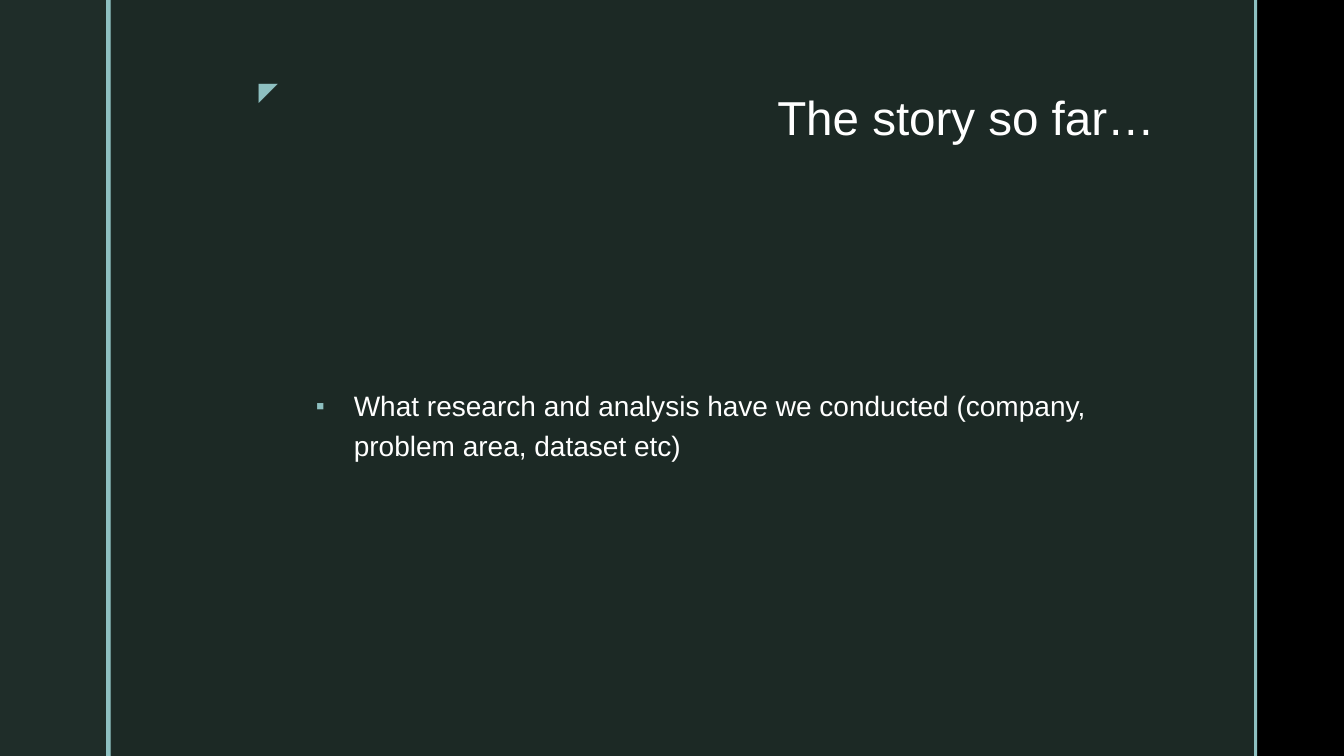
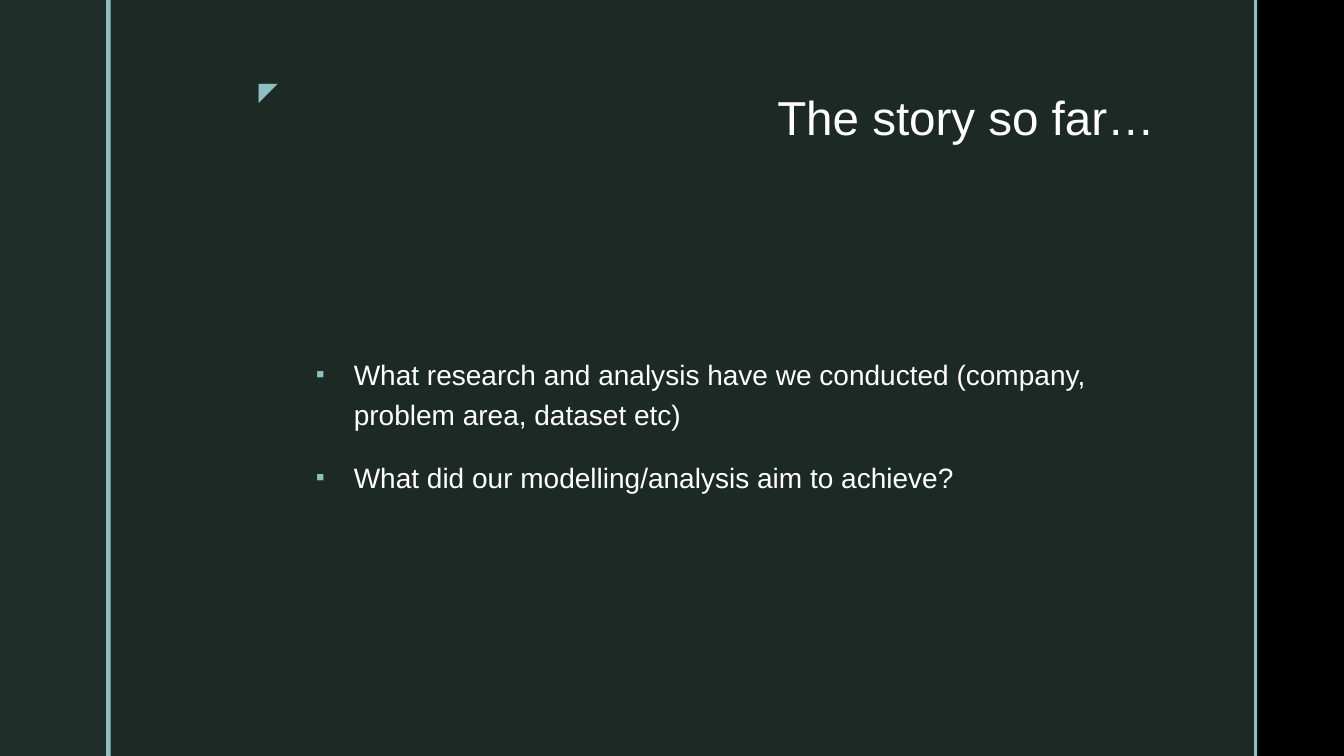
Before and after one commit to UoB-DSMP-2023-24/dsmp-2024-group32, a slide deck: slide 2 of DSMP_FormativePresentation.pptx. Drawn at 1344x756 pixels with LibreOffice and Linux fonts; fonts in the diff are those of the drawing; background and template pictures are left out. Boxes give left, top, right and bottom in pixels: in the first picture for what was removed or moved away, otherwise in the second. Text is boxed around its words. In the diff, an @@ line names an element or a change of style, - is before the commit and + after.

Commit message:
Updated ppt

```diff
--- a/DSMP_FormativePresentation.pptx
+++ b/DSMP_FormativePresentation.pptx
@@ text at (354, 467, 953, 493): paragraph added @@
+▪ What did our modelling/analysis aim to achieve?
```
Also in this commit, not shown: 1 other file.
